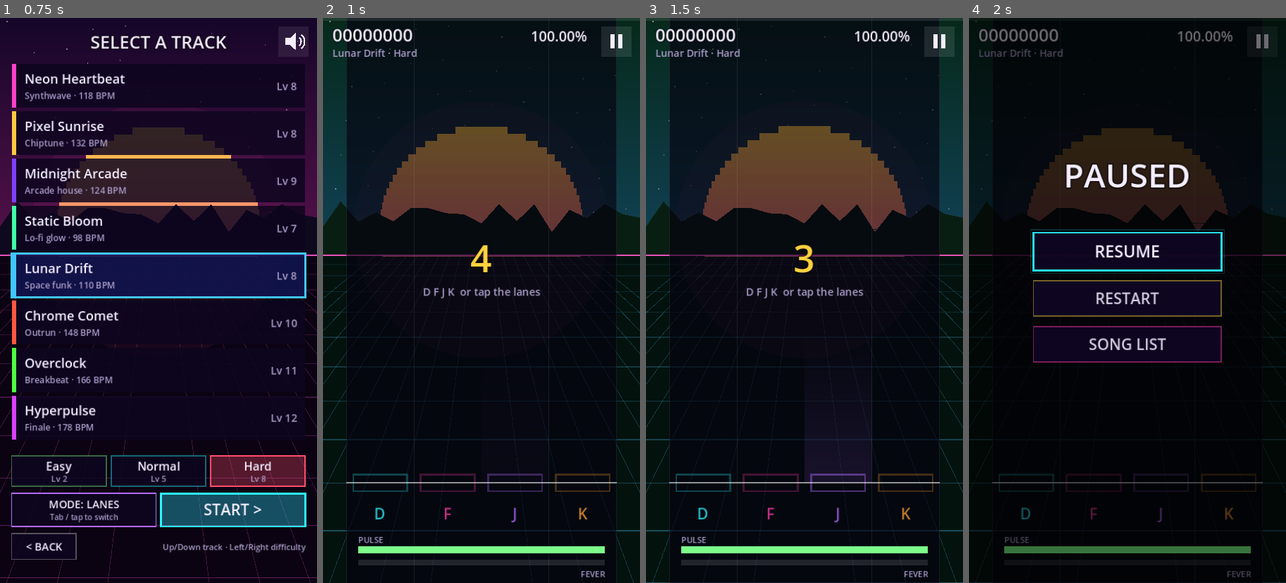
Above: before the commit, frames 1-4 (left to right).
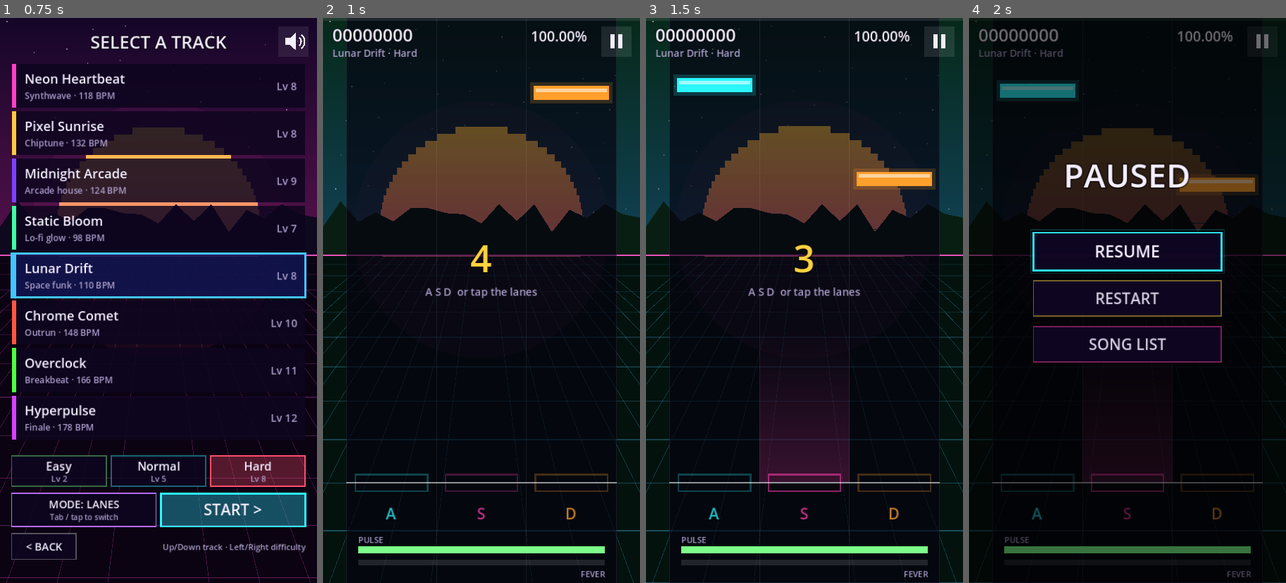
Above: after the commit, the same moments.

Repository: JaiGod/pulse-runner
Game: Godot game, scene res://main.tscn
Two runs of this game, one before a commit and one after it. Both use one fixed random seed, a clock stepped at 60 frames per second and the inputs below.
Inputs (mouse positions are in pixels of both pictures, inside the frame that each line leads up to):
- Up to frame 1 (0.75 s): tap Enter at 0.5 s; move the mouse to (228, 272) at 0.52 s; hold D from 0.53 s (still down); tap F at 0.6 s; click (228, 272) at 0.67 s
- Up to frame 2 (1 s): keep holding D; tap Space at 0.77 s; tap J at 0.8 s
- Up to frame 3 (1.5 s): move the mouse to (741, 328) at 1.27 s; release D at 1.28 s; hold S from 1.28 s (still down); tap J at 1.35 s
- Up to frame 4 (2 s): keep holding S; tap Space at 1.52 s; tap K at 1.55 s

Frame 1 is identical in both runs. In frame 2, 2.0% of the frame differs, in the area x 9-92%, y 11-90%; in frame 3, 6.1%, in the area x 8-92%, y 10-90%; in frame 4, 1.8%.

Commit message:
Switch to 3 lanes on A S D, slower default speed (x0.5-x5), thinner Easy/Normal charts, Runner dash action

Diff:
--- a/scripts/main.gd
+++ b/scripts/main.gd
@@ -7,12 +7,13 @@
 const W_GOOD := 0.135
 const JNAME := ["PERFECT", "GREAT", "GOOD", "MISS"]
 const JCOL := [Color("#ffe45c"), Color("#2cf6ff"), Color("#7dff8a"), Color("#ff4d6d")]
-const LANE_COL := [Color("#2cf6ff"), Color("#ff3cac"), Color("#b36bff"), Color("#ff9f2c")]
+const LANE_COL := [Color("#2cf6ff"), Color("#ff3cac"), Color("#ff9f2c")]
 const SAVE_PATH := "user://pulse_runner.cfg"
-const KEYS := [[KEY_D, KEY_LEFT], [KEY_F, KEY_DOWN], [KEY_J, KEY_UP], [KEY_K, KEY_RIGHT]]
+const KEYS := [[KEY_A, KEY_LEFT], [KEY_S, KEY_DOWN], [KEY_D, KEY_RIGHT]]
+const LANES := 3
 
 var state := "title"
-var settings := {"speed": 2.0, "offset": 0, "mode": 0, "sound": true, "hits": true}
+var settings := {"speed": 1.0, "offset": 0, "mode": 0, "sound": true, "hits": true}
 var best := {}
 var sel := 0
 var diff := 1
@@ -55,12 +56,12 @@
 var failed := false
 var last_t := 0.0
 var result := {}
-var pressed := [false, false, false, false]
-var flash := [0.0, 0.0, 0.0, 0.0]
+var pressed := [false, false, false]
+var flash := [0.0, 0.0, 0.0]
 var pop := {"text": "", "col": Color.WHITE, "t": 9.0, "ms": 0}
 var parts: Array = []
 var shake := 0.0
-var runner := {"x": 1.5, "lane": 1, "jump": 9.0, "slide": 9.0, "trip": 9.0}
+var runner := {"x": 1.0, "lane": 1, "jump": 9.0, "slide": 9.0, "dash": 9.0, "trip": 9.0}
 
 # calibration
 var cal_taps: Array = []
@@ -111,6 +112,9 @@
 		return
 	for k in settings.keys():
 		settings[k] = cf.get_value("settings", k, settings[k])
+	# v2 saves: the default chart speed was halved (2.0 -> 1.0); migrate old saves once
+	if int(cf.get_value("settings", "v", 1)) < 2:
+		settings.speed = 1.0
 	best = cf.get_value("scores", "best", {})
 	sel = clampi(int(cf.get_value("ui", "sel", 0)), 0, Music.SONGS.size() - 1)
 	diff = clampi(int(cf.get_value("ui", "diff", 1)), 0, 2)
@@ -119,6 +123,7 @@
 	var cf := ConfigFile.new()
 	for k in settings.keys():
 		cf.set_value("settings", k, settings[k])
+	cf.set_value("settings", "v", 2)
 	cf.set_value("scores", "best", best)
 	cf.set_value("ui", "sel", sel)
 	cf.set_value("ui", "diff", diff)
@@ -162,11 +167,11 @@
 			_update_play(delta)
 		"calib":
 			pass
-	for i in 4:
+	for i in LANES:
 		flash[i] = maxf(0.0, flash[i] - delta * 5.0)
 	pop.t += delta
 	shake = maxf(0.0, shake - delta * 2.5)
-	runner.jump += delta; runner.slide += delta; runner.trip += delta
+	runner.jump += delta; runner.slide += delta; runner.dash += delta; runner.trip += delta
 	runner.x = lerpf(runner.x, float(runner.lane), minf(1.0, delta * 16.0))
 	var keep := []
 	for p in parts:
@@ -263,7 +268,7 @@
 	scan = 0; score = 0; combo = 0; max_combo = 0; counts = [0, 0, 0, 0]
 	health = 1.0; fever = 0.0; fever_until = -1.0; failed = false; result = {}
 	parts = []; pop.t = 9.0
-	runner = {"x": 1.5, "lane": 1, "jump": 9.0, "slide": 9.0, "trip": 9.0}
+	runner = {"x": 1.0, "lane": 1, "jump": 9.0, "slide": 9.0, "dash": 9.0, "trip": 9.0}
 	for n in notes:
 		n[2] = -1
 	music.stream = streams[sel]
@@ -359,10 +364,10 @@
 				shake = 0.6
 				_burst(Vector2(get_viewport_rect().size.x / 2, get_viewport_rect().size.y * 0.4), Color("#ffe45c"), 40)
 		runner.lane = lane
-		if lane < 2:
-			runner.jump = 0.0; runner.slide = 9.0
-		else:
-			runner.slide = 0.0; runner.jump = 9.0
+		# A = jump the hurdle, S = slide under the gate, D = dash through the barrier
+		runner.jump = 0.0 if lane == 0 else 9.0
+		runner.slide = 0.0 if lane == 1 else 9.0
+		runner.dash = 0.0 if lane == 2 else 9.0
 		var p: Vector2 = view.lane_hit_pos(self, lane)
 		_burst(p, LANE_COL[lane] if j > 0 else Color("#ffe45c"), 14 if j == 0 else 8)
 	else:
@@ -457,7 +462,7 @@
 	if ev is InputEventKey and ev.pressed and not ev.echo:
 		_key(ev.keycode)
 	elif ev is InputEventKey and not ev.pressed:
-		for l in 4:
+		for l in LANES:
 			if ev.keycode in KEYS[l]:
 				pressed[l] = false
 	elif ev is InputEventScreenTouch:
@@ -465,12 +470,12 @@
 		if ev.pressed:
 			_touch(pos, ev.index)
 		elif state == "play":
-			for l in 4:
+			for l in LANES:
 				pressed[l] = false
 
 func _key(k: int) -> void:
 	if state == "play":
-		for l in 4:
+		for l in LANES:
 			if k in KEYS[l]:
 				pressed[l] = true
 				hit(l)
@@ -518,7 +523,7 @@
 		if r.grow(10).has_point(pos):
 			pause_game(); return
 		var w := get_viewport_rect().size.x
-		var l := clampi(int(pos.x / w * 4.0), 0, 3)
+		var l := clampi(int(pos.x / w * 3.0), 0, 2)
 		pressed[l] = true
 		hit(l)
 		return
@@ -560,7 +565,7 @@
 			AudioServer.set_bus_mute(0, not settings.sound)
 			_save()
 		"hits": settings.hits = not settings.hits
-		"spd-": settings.speed = maxf(1.0, settings.speed - 0.25)
+		"spd-": settings.speed = maxf(0.5, settings.speed - 0.25)
 		"spd+": settings.speed = minf(5.0, settings.speed + 0.25)
 		"off-": settings.offset = int(settings.offset) - 5
 		"off+": settings.offset = int(settings.offset) + 5
--- a/scripts/music.gd
+++ b/scripts/music.gd
@@ -264,6 +264,12 @@
 	var g := 1
 	while g * ss < min_gap:
 		g *= 2
+	# relaxed grids: Easy = quarter notes (half notes on fast songs),
+	# Normal = quarters with the odd 8th-note pair (quarters only on fast songs)
+	if diff == 0:
+		g = 4 if ss * 4.0 >= 0.42 else 8
+	elif diff == 1:
+		g = 2 if ss * 2.0 >= 0.19 else 4
 	var cand := {}   # quant step -> [prio, kind, midi]
 	for e in comp.events:
 		var k: String = e[1]
@@ -311,36 +317,42 @@
 			continue
 		if diff == 1 and c[0] < 1.0:
 			continue
+		# Normal: an off-beat 8th only after a gap of at least a beat (no streams)
+		if diff == 1 and st % 4 != 0 and st - prev_step < 4:
+			continue
+		# Easy: never closer than one beat
+		if diff == 0 and st - prev_step < 4:
+			continue
 		var lane: int
 		match c[1]:
 			"L":
 				var dm: int = int(c[2]) - prev_midi
-				var base := prev_lane if prev_lane >= 0 else clampi(int(float(c[2] - lo) * 4.0 / float(hi - lo + 1)), 0, 3)
+				var base := prev_lane if prev_lane >= 0 else clampi(int(float(c[2] - lo) * 3.0 / float(hi - lo + 1)), 0, 2)
 				if prev_midi < 0:
 					lane = base
 				elif dm == 0:
-					lane = 3 - base if base != 3 - base else (base + 1) % 4
+					lane = 2 - base if base != 1 else (prev2 if prev2 >= 0 and prev2 != 1 else 0)
 				else:
-					var stp := (1 if absi(dm) <= 3 else 2) * signi(dm)
+					var stp := (1 if absi(dm) <= 4 else 2) * signi(dm)
 					lane = base + stp
-					if lane > 3: lane = maxi(0, base - absi(stp))
-					if lane < 0: lane = mini(3, base + absi(stp))
+					if lane > 2: lane = maxi(0, base - absi(stp))
+					if lane < 0: lane = mini(2, base + absi(stp))
 				prev_midi = int(c[2])
 			"S":
-				lane = 1 + (kc % 2); kc += 1
+				lane = 1; kc += 1
 			"K":
-				lane = 0 if kc % 2 == 0 else 3; kc += 1
+				lane = 0 if kc % 2 == 0 else 2; kc += 1
 			_:
-				lane = (st / g) % 4
+				lane = (st / g) % 3
 		var gap: int = st - prev_step
 		if lane == prev_lane and gap * ss < [0.9, 0.42, 0.22][diff]:
-			lane = (lane + (1 if prev2 <= lane else 3)) % 4
+			lane = (lane + (1 if prev2 <= lane else 2)) % 3
 		notes.append([st * ss, lane])
 		# doubles
 		if diff > 0 and typ == "chorus" and st % (16 if diff == 1 else 8) == 0:
-			var l2 := 3 - lane
+			var l2 := 2 - lane
 			if l2 == lane:
-				l2 = (lane + 2) % 4
+				l2 = 0
 			notes.append([st * ss, l2])
 			dcount += 1
 		prev2 = prev_lane
--- a/scripts/view.gd
+++ b/scripts/view.gd
@@ -32,7 +32,7 @@
 	var sz := vsize(m)
 	var w := minf(460.0, sz.x * 0.92)
 	var x0 := (sz.x - w) * 0.5
-	return {"x0": x0, "w": w, "lw": w / 4.0, "hit": sz.y - 170.0, "top": 90.0}
+	return {"x0": x0, "w": w, "lw": w / 3.0, "hit": sz.y - 170.0, "top": 90.0}
 
 static func lane_hit_pos(m, lane: int) -> Vector2:
 	var g := lane_geom(m)
@@ -160,11 +160,11 @@
 	var g := lane_geom(m)
 	var fv: bool = m.in_fever()
 	m.draw_rect(Rect2(g.x0, 0, g.w, sz.y), Color(0.02, 0.0, 0.06, 0.62))
-	for l in 4:
+	for l in 3:
 		var x: float = g.x0 + g.lw * l
 		var col: Color = m.LANE_COL[l]
 		if fv:
-			col = Color.from_hsv(fposmod(m.anim * 0.5 + l * 0.25, 1.0), 0.7, 1.0)
+			col = Color.from_hsv(fposmod(m.anim * 0.5 + l * 0.33, 1.0), 0.7, 1.0)
 		var fl: float = m.flash[l]
 		if m.pressed[l]:
 			fl = maxf(fl, 0.6)
@@ -175,7 +175,7 @@
 		# receptor
 		var rc := Vector2(x + g.lw * 0.5, g.hit)
 		m.draw_rect(Rect2(rc.x - g.lw * 0.4, rc.y - 14, g.lw * 0.8, 28), Color(col, 0.25 + 0.5 * fl), false, 3.0)
-		text(m, Vector2(x, g.hit + 62), ["D", "F", "J", "K"][l], 26, Color(col, 0.75), g.lw)
+		text(m, Vector2(x, g.hit + 62), ["A", "S", "D"][l], 26, Color(col, 0.75), g.lw)
 	m.draw_line(Vector2(g.x0 + g.w, 0), Vector2(g.x0 + g.w, sz.y), Color(1, 1, 1, 0.08), 1.0)
 	m.draw_line(Vector2(g.x0, g.hit), Vector2(g.x0 + g.w, g.hit), Color(1, 1, 1, 0.55), 2.0)
 	var ap := approach(m)
@@ -195,7 +195,7 @@
 		var l: int = n[1]
 		var col: Color = m.LANE_COL[l]
 		if fv:
-			col = Color.from_hsv(fposmod(m.anim * 0.5 + l * 0.25, 1.0), 0.7, 1.0)
+			col = Color.from_hsv(fposmod(m.anim * 0.5 + l * 0.33, 1.0), 0.7, 1.0)
 		var a := 1.0
 		if n[2] >= 0 and n[2] < 3:
 			continue
@@ -216,7 +216,7 @@
 	var hit := sz.y - 200.0
 	var s := 1.0 / (1.0 + maxf(-0.12, u) * 6.0)
 	var w := minf(500.0, sz.x * 0.96)
-	var x := sz.x * 0.5 + (lane - 1.5) * (w / 4.0) * s
+	var x := sz.x * 0.5 + (lane - 1.0) * (w / 3.0) * s
 	var y := hz + (hit - hz) * s
 	return Vector2(x, y)
 
@@ -228,14 +228,14 @@
 	var ap := approach(m)
 	# road
 	var a := _proj(m, -0.5, 1.0)
-	var b := _proj(m, 3.5, 1.0)
-	var c := _proj(m, 3.5, -0.12)
+	var b := _proj(m, 2.5, 1.0)
+	var c := _proj(m, 2.5, -0.12)
 	var d := _proj(m, -0.5, -0.12)
 	m.draw_colored_polygon(PackedVector2Array([a, b, c, d]), Color(0.03, 0.0, 0.08, 0.85))
-	for l in 5:
+	for l in 4:
 		var p0 := _proj(m, l - 0.5, 1.0)
 		var p1 := _proj(m, l - 0.5, -0.12)
-		var col := Color(1, 1, 1, 0.12) if l in [1, 3] else Color("#ff3cac") if l != 2 else Color(1, 1, 1, 0.35)
+		var col := Color(1, 1, 1, 0.16) if l in [1, 2] else Color("#ff3cac")
 		m.draw_line(p0, p1, col, 2.0)
 	# moving stripes (beat synced)
 	var bt: float = 60.0 / m.bpm
@@ -245,18 +245,18 @@
 		if u < -0.1 or u > 1.0:
 			continue
 		var p0 := _proj(m, -0.5, u)
-		var p1 := _proj(m, 3.5, u)
+		var p1 := _proj(m, 2.5, u)
 		m.draw_line(p0, p1, Color(1, 1, 1, 0.08 + 0.1 * (1.0 - u)), 1.5)
 	# hit line
 	var h0 := _proj(m, -0.5, 0.0)
-	var h1 := _proj(m, 3.5, 0.0)
+	var h1 := _proj(m, 2.5, 0.0)
 	m.draw_line(h0, h1, Color(1, 1, 1, 0.6), 3.0)
-	for l in 4:
+	for l in 3:
 		var hp := _proj(m, l, 0.0)
 		var col: Color = m.LANE_COL[l]
 		var fl: float = m.flash[l]
 		m.draw_circle(hp, 10.0 + 8.0 * fl, Color(col, 0.3 + 0.5 * fl))
-		text(m, Vector2(hp.x - 40, hp.y + 74), ["D", "F", "J", "K"][l] + (" ^" if l < 2 else " v"), 22, Color(col, 0.75), 80.0)
+		text(m, Vector2(hp.x - 50, hp.y + 74), ["A jump", "S slide", "D dash"][l], 20, Color(col, 0.8), 100.0)
 	# obstacles far -> near
 	var vis := []
 	for k in range(maxi(0, m.scan - 16), m.notes.size()):
@@ -277,11 +277,19 @@
 		var p := _proj(m, l, u)
 		var col: Color = m.LANE_COL[l]
 		if fv:
-			col = Color.from_hsv(fposmod(m.anim * 0.5 + l * 0.25, 1.0), 0.7, 1.0)
+			col = Color.from_hsv(fposmod(m.anim * 0.5 + l * 0.33, 1.0), 0.7, 1.0)
 		if n[2] == 3:
 			col = Color(1.0, 0.3, 0.4, 0.4)
-		var hw := 44.0 * s
-		if l < 2:
+		var hw := 52.0 * s
+		if l == 2:
+			# energy barrier -> dash through
+			var bh := 80.0 * s
+			m.draw_rect(Rect2(p + Vector2(-hw, -bh), Vector2(hw * 2, bh)), Color(col, 0.22))
+			m.draw_rect(Rect2(p + Vector2(-hw, -bh), Vector2(hw * 2, bh)), col, false, 3.0 * s + 1.0)
+			for q in 2:
+				var cx := -10.0 * s + q * 18.0 * s
+				m.draw_polyline(PackedVector2Array([p + Vector2(cx - 8 * s, -bh * 0.7), p + Vector2(cx + 6 * s, -bh * 0.5), p + Vector2(cx - 8 * s, -bh * 0.3)]), col, 3.0 * s + 1.0)
+		elif l == 0:
 			# hurdle: two posts + bar -> jump
 			var hh := 46.0 * s
 			m.draw_line(p + Vector2(-hw, 0), p + Vector2(-hw, -hh), col, 4.0 * s + 1.0)
@@ -313,12 +321,30 @@
 	var jd := 0.42
 	var y := 0.0
 	var sliding := slide < 0.42
+	var dash: float = r.get("dash", 9.0)
 	if jump < jd:
 		var q := jump / jd
 		y = -4.0 * q * (1.0 - q) * 90.0
 	var c := base + Vector2(0, y)
 	var glow := Color(1.0, 0.25, 0.7, 0.25)
 	m.draw_circle(base + Vector2(0, 2), 26.0, Color(0, 0, 0, 0.35))
+	if dash < 0.3:
+		# forward dash: lean + afterimages + speed lines
+		for k in 3:
+			var gc := Color(col, 0.18 - k * 0.05)
+			var o := Vector2(-18.0 * (k + 1), 0)
+			m.draw_line(c + o + Vector2(0, -34), c + o + Vector2(16, -62), gc, 9.0)
+		var hp2 := c + Vector2(0, -34)
+		var nk := c + Vector2(16, -62)
+		m.draw_line(hp2, nk, col, 9.0)
+		m.draw_circle(nk + Vector2(6, -12), 11.0, col)
+		m.draw_rect(Rect2(nk + Vector2(2, -16), Vector2(16, 5)), Color("#ff9f2c"))
+		m.draw_line(hp2, c + Vector2(18, -4), col, 7.0)
+		m.draw_line(hp2, c + Vector2(-20, -2), col, 7.0)
+		m.draw_line(nk + Vector2(0, 6), nk + Vector2(26, 2), col, 6.0)
+		for k in 4:
+			m.draw_line(c + Vector2(-50 - k * 12, -60 + k * 14), c + Vector2(-80 - k * 12, -60 + k * 14), Color("#ff9f2c", 0.6), 3.0)
+		return
 	if sliding:
 		# low dash pose
 		var hip := c + Vector2(-6, -16)
@@ -407,7 +433,7 @@
 	if m.state == "play" and m.t_now < 0.0 and m.resume_cd <= 0.0:
 		var beats: float = -m.t_now * m.bpm / 60.0
 		text(m, Vector2(0, sz.y * 0.45), str(int(ceil(beats))) if beats < 4.0 else "GET READY", 64 if beats < 4.0 else 44, Color("#ffd23f"), -1.0, HORIZONTAL_ALIGNMENT_CENTER, 8)
-		text(m, Vector2(0, sz.y * 0.45 + 40), "D F J K  or tap the lanes", 18, DIM)
+		text(m, Vector2(0, sz.y * 0.45 + 40), "A S D  or tap the lanes", 18, DIM)
 	if m.resume_cd > 0.0:
 		text(m, Vector2(0, sz.y * 0.45), "READY...", 52, Color("#2cf6ff"), -1.0, HORIZONTAL_ALIGNMENT_CENTER, 8)
 	if m.auto:
@@ -538,8 +564,8 @@
 	text(m, Vector2(0, 92), "HOW TO PLAY", 32, Color("#2cf6ff"), -1.0, HORIZONTAL_ALIGNMENT_CENTER, 6)
 	var lines := [
 		["Hit the notes as they cross the line.", INK],
-		["Keys: D  F  J  K  (or the arrow keys)", Color("#ffd23f")],
-		["Phone: tap the 4 screen columns.", Color("#ffd23f")],
+		["Keys: A  S  D", Color("#ffd23f")],
+		["Phone: tap the 3 screen columns.", Color("#ffd23f")],
 		["", INK],
 		["PERFECT ±45ms · GREAT ±90 · GOOD ±135", INK],
 		["Combo raises the multiplier up to x4.", INK],
@@ -547,7 +573,7 @@
 		["Misses drain your PULSE - empty = fail.", Color("#ff4d6d")],
 		["", INK],
 		["RUNNER mode: same notes, new view.", Color("#b36bff")],
-		["D/F hurdles = jump · J/K gates = slide.", INK],
+		["A jump hurdles · S slide · D dash.", INK],
 		["", INK],
 		["Grades S A B C D by accuracy.", INK],
 		["Audio feels late? Settings > Calibrate.", INK],
